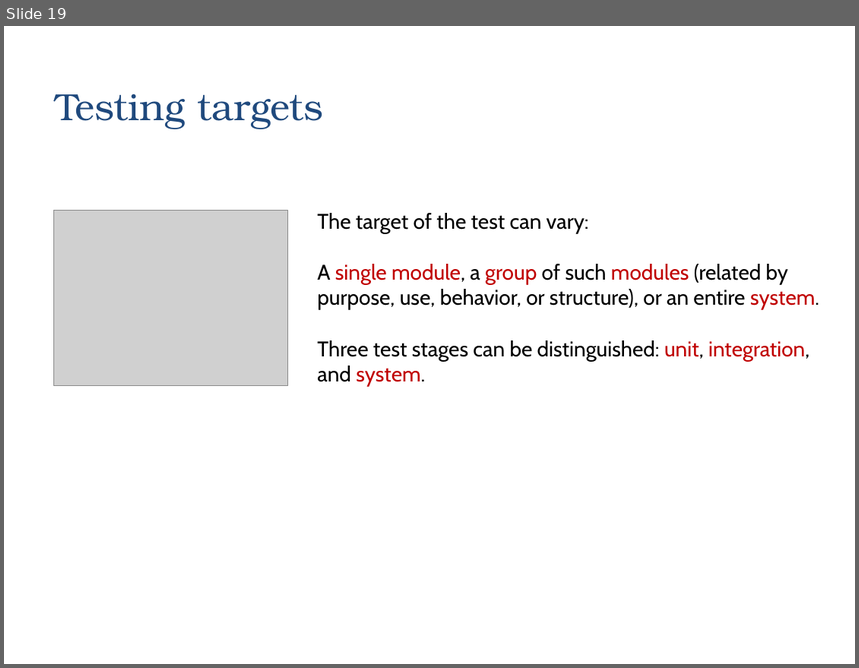
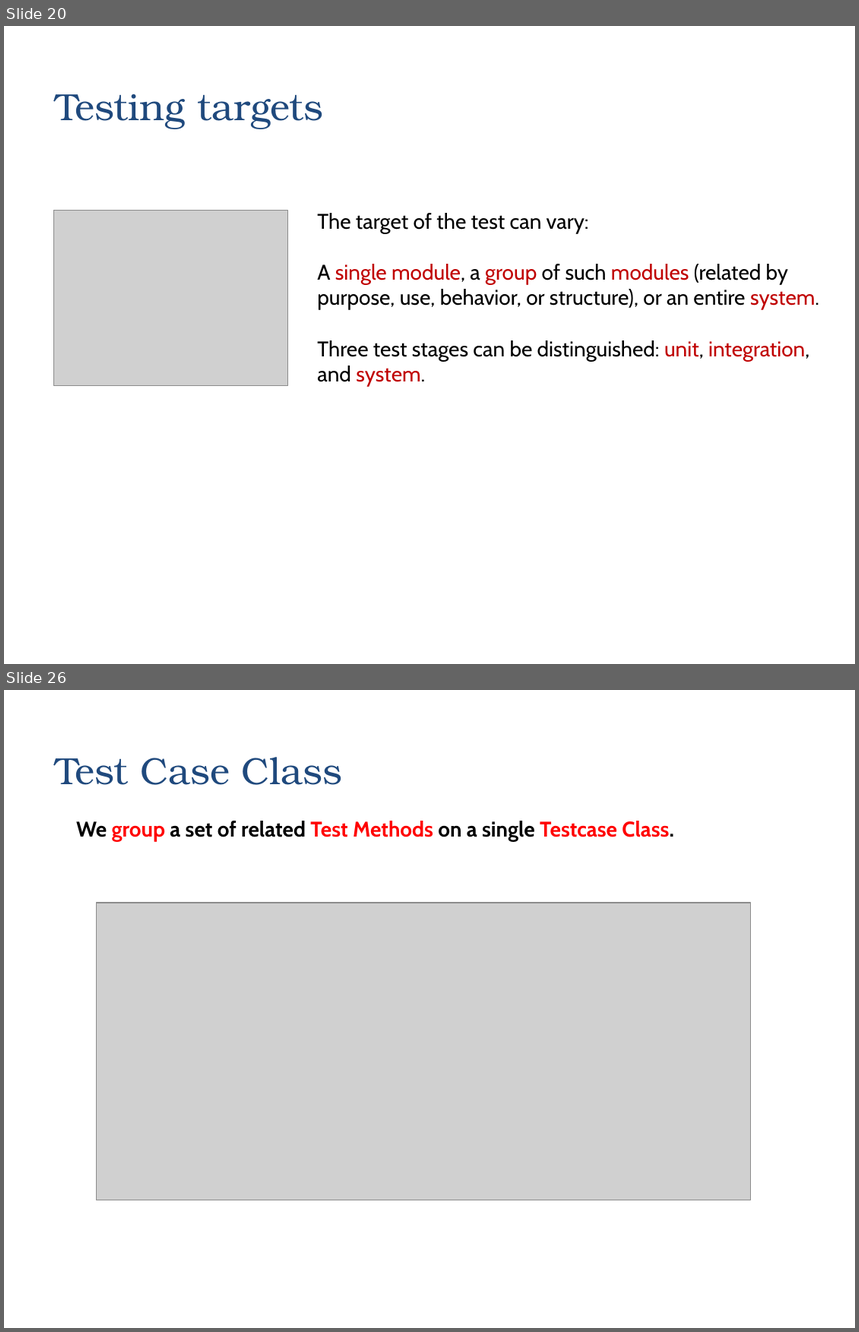
Before and after one commit to zarras/myy803-slides, a slide deck: 6-SoftEng-Testing.ppt. Shown one above the other, each under a label of ours: slide 19 before the commit, slides 20 and 26 after it; the slides between them are not shown. The pictures are 859x668 and 859x1332 pixels, drawn with LibreOffice and Linux fonts; fonts in the diff are those of the drawing; grey boxes stand for pictures. Boxes give left, top, right and bottom in pixels: in the first picture for what was removed or moved away, otherwise in the second. Text is boxed around its words. In the diff, an @@ line names an element or a change of style, - is before the commit and + after.

```diff
--- a/6-SoftEng-Testing.ppt
+++ b/6-SoftEng-Testing.ppt
@@ slide 26 added at (4, 690, 855, 1328), background #FFFFFF @@
@@ title added at (55, 757, 342, 785), 32 pt, text #1F497D @@
+Test Case Class
@@ text added at (76, 821, 674, 842), 18 pt, text #FF0000, bold @@
+We group a set of related Test Methods on a single Testcase Class.
@@ picture added at (96, 903, 750, 1201) @@
@@ what was slide 19 is now slide 20 @@
```
Also in this commit, not shown: 2 slides changed, 41 other slides added, 20 slides removed, 1 other file.
